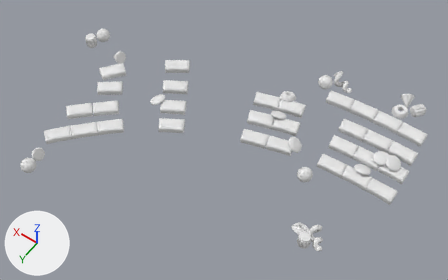
The FBX model MWC_23/SM_Cojines/SM_Cojines.fbx, before and after one commit.
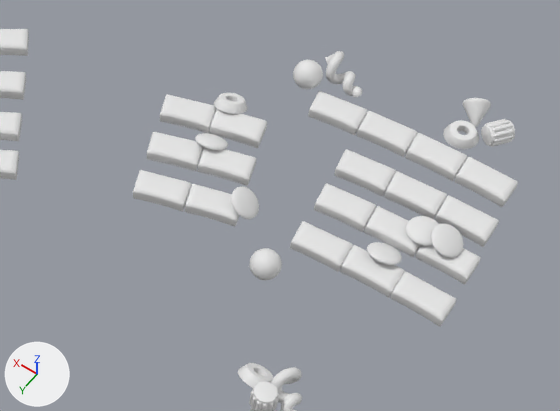
The first picture shows the older version from a 50 mm lens placed at (5.22, 30.94, 22.15), pointed at (15.11, 17.09, 0.4). The close-ups show both versions on the part from 39% to 100% of the width and 16% to 88% of the height of that picture; other places that the commit changed are outside them. Every picture has the same lights, and +X, +Y and +Z are marked at lower left. Materials are left out; every surface is plain grey.

In view in the first close-up: 'Cojin Circular.001', 'Cojin Circular.002', 'Cojin Circular.003', 'Cojin Circular.004', 'Cojin Circular.006', 'Cojin Donut.002', 'Cojin Esfera.001', 'Cojin Esfera.002', 'Cojin Helix.001', 'Cojin Rectangulo.001', 'Cojin Rectangulo.002', 'Cojin Rectangulo.003', 'Cojin Rectangulo.004', 'Cojin Rectangulo.010', 'Cojin Rectangulo.011', 'Cojin Rectangulo.012', 'Cojin Rectangulo.018', 'Cojin Rectangulo.019', 'Cojin Rectangulo.020', 'Cojin Rectangulo.025', 'Cojin Rectangulo.026'.
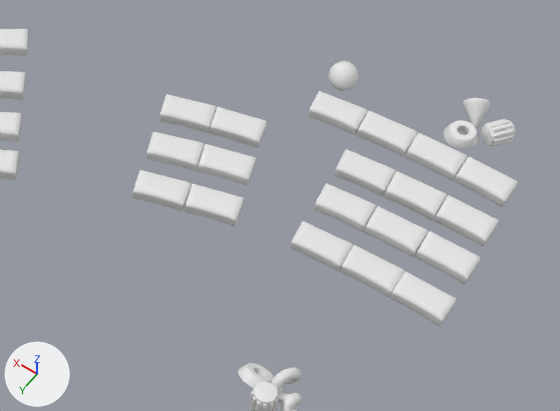
Boxes [x1, y1, x2, y2] around the edits, measured in the close-ups (560 x 411 px):
'Cojin Esfera.001', moved
    before: [293, 60, 323, 89]
    after: [329, 61, 359, 91]
'Cojin Circular.003', deleted
    before: [431, 224, 464, 257]
'Cojin Esfera.002', deleted
    before: [249, 248, 282, 280]
'Cojin Helix.001', deleted
    before: [325, 51, 362, 97]
'Cojin Circular.002', deleted
    before: [231, 186, 259, 219]
'Cojin Circular.004', deleted
    before: [406, 216, 439, 245]
'Cojin Circular.001', deleted
    before: [367, 242, 402, 265]
'Cojin Donut.002', deleted
    before: [214, 92, 248, 114]
'Cojin Circular.006', deleted
    before: [195, 133, 228, 150]

Diff of the bpy script that builds the scene:
```diff
--- a/MWC_23/SM_Cojines/SM_Cojines.fbx.py
+++ b/MWC_23/SM_Cojines/SM_Cojines.fbx.py
@@ ob_cojin_circular_004 @@
-ob_cojin_circular_004 = bpy.data.objects.new('Cojin Circular.004', me_cube_003)
-ob_cojin_circular_004.parent = ob_cojines_circulares
-ob_cojin_circular_004.location = (8.88, 14.28, 0.844)
@@ ob_cojin_circular_002 @@
-ob_cojin_circular_002 = bpy.data.objects.new('Cojin Circular.002', me_cube_003)
-ob_cojin_circular_002.parent = ob_cojines_circulares
-ob_cojin_circular_002.location = (12.37, 15.58, 0.532)
-ob_cojin_circular_002.rotation_euler = (0.194, -0.598, -0.06)  # degrees (11, -34, -3.4)
@@ ob_cojin_donut_002 @@
-ob_cojin_donut_002 = bpy.data.objects.new('Cojin Donut.002', me_mesh_997)
-ob_cojin_donut_002.parent = ob_cojines_donut
-ob_cojin_donut_002.location = (14.01, 13.55, 0.841)
-ob_cojin_donut_002.rotation_euler = (0.467, 0.0432, 0.245)  # degrees (27, 2.5, 14)
@@ ob_cojin_esfera_002 @@
-ob_cojin_esfera_002 = bpy.data.objects.new('Cojin Esfera.002', me_mesh_998)
-ob_cojin_esfera_002.parent = ob_cojines_esferas
-ob_cojin_esfera_002.location = (11.22, 16.63, 0.431)
-ob_cojin_esfera_002.rotation_euler = (1.881, -0.0897, 0.98)  # degrees (108, -5.1, 56)
@@ ob_cojin_helix_001 @@
-ob_cojin_helix_001 = bpy.data.objects.new('Cojin Helix.001', me_mesh_999)
-ob_cojin_helix_001.parent = ob_cojines_helix
-ob_cojin_helix_001.location = (12.22, 11.63, 1.068)
-ob_cojin_helix_001.rotation_euler = (-0.0305, -0.0676, 0.424)  # degrees (-1.7, -3.9, 24)
@@ ob_cojin_esfera_001 @@
 ob_cojin_esfera_001.parent = ob_cojines_esferas
-ob_cojin_esfera_001.location = (12.92, 12.1, 1.161)
+ob_cojin_esfera_001.location = (12.25, 11.67, 1.161)
 ob_cojin_esfera_001.rotation_euler = (0.374, -0.235, 0.464)  # degrees (21, -13, 27)
@@ ob_cojin_circular_003 @@
-ob_cojin_circular_003 = bpy.data.objects.new('Cojin Circular.003', me_cube_003)
-ob_cojin_circular_003.parent = ob_cojines_circulares
-ob_cojin_circular_003.location = (8.366, 14.27, 0.907)
-ob_cojin_circular_003.rotation_euler = (-0.383, -0.0332, 1.486)  # degrees (-22, -1.9, 85)
@@ ob_cojin_circular_001 @@
-ob_cojin_circular_001 = bpy.data.objects.new('Cojin Circular.001', me_cube_003)
-ob_cojin_circular_001.parent = ob_cojines_circulares
-ob_cojin_circular_001.location = (9.331, 15.05, 0.552)
-ob_cojin_circular_001.rotation_euler = (0.422, 0.0207, 0.00878)  # degrees (24, 1.2, 0.5)
@@ ob_cojin_circular_006 @@
-ob_cojin_circular_006 = bpy.data.objects.new('Cojin Circular.006', me_cube_003)
-ob_cojin_circular_006.parent = ob_cojines_circulares
-ob_cojin_circular_006.location = (13.8, 14.7, 0.72)
-ob_cojin_circular_006.rotation_euler = (0.458, 0.253, -0.268)  # degrees (26, 14, -15)
```
